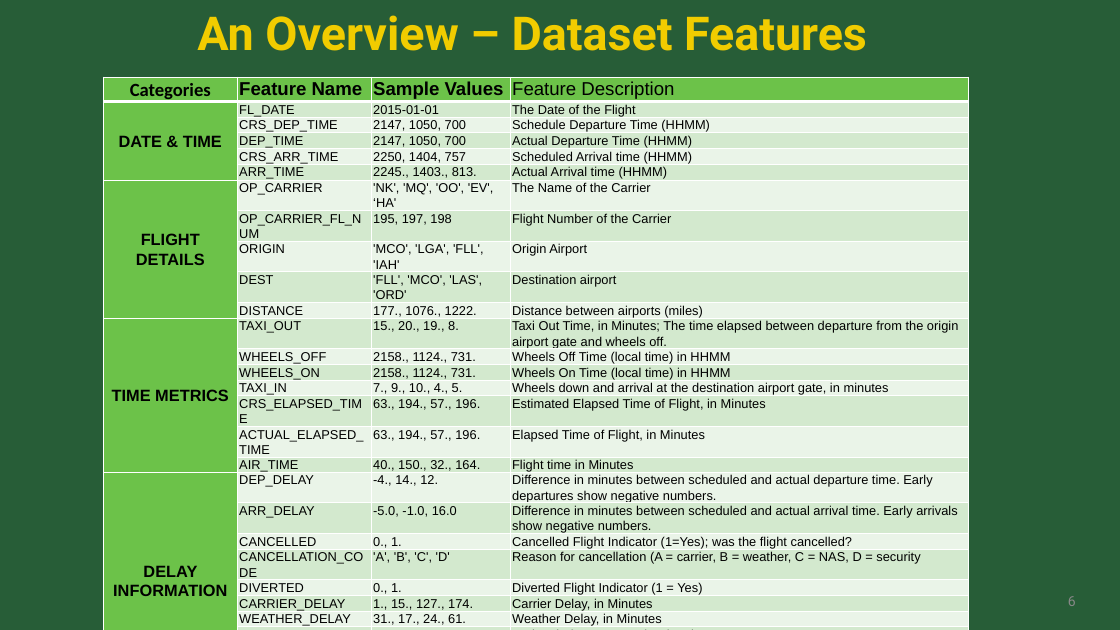
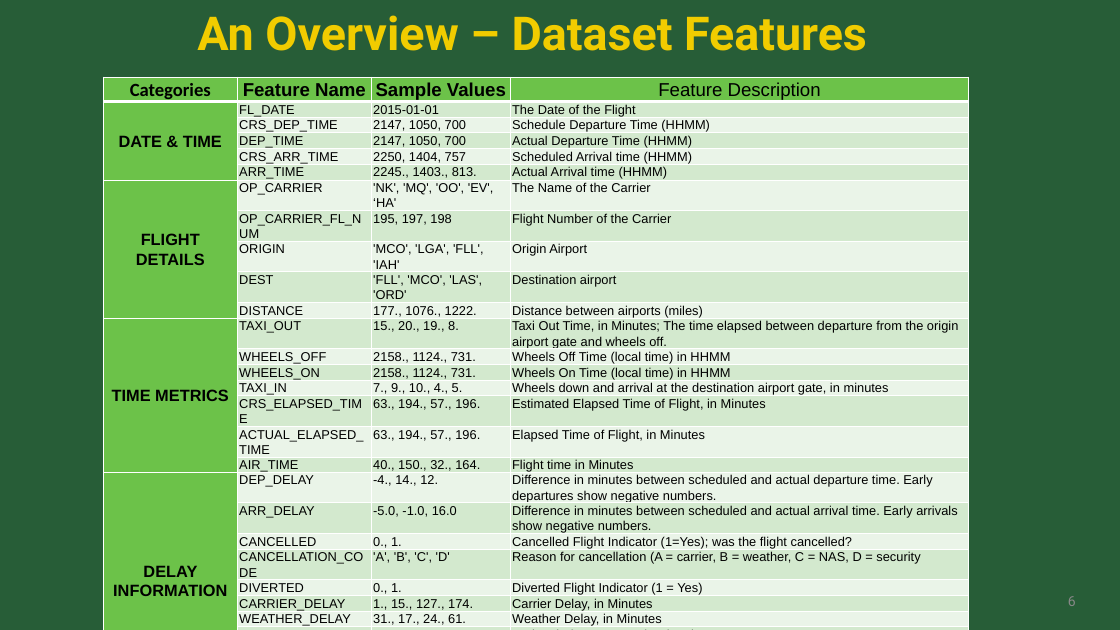
Before and after one commit to sk2003hw/Airline_Delay_and_Cancellation_Analysis, a slide deck: slide 6 of MATH 509_Project Presentation_Draft.pptx. Drawn at 1120x630 pixels with LibreOffice and Linux fonts; fonts in the diff are those of the drawing; background and template pictures are left out. Boxes give left, top, right and bottom in pixels: in the first picture for what was removed or moved away, otherwise in the second. Text is boxed around its words. In the diff, an @@ line names an element or a change of style, - is before the commit and + after.

```diff
--- a/MATH 509_Project Presentation_Draft.pptx
+++ b/MATH 509_Project Presentation_Draft.pptx
@@ table at (103, 77, 970, 630) @@
@@ alignment left to centre @@
```
Also in this commit, not shown: 6 other slides changed.
